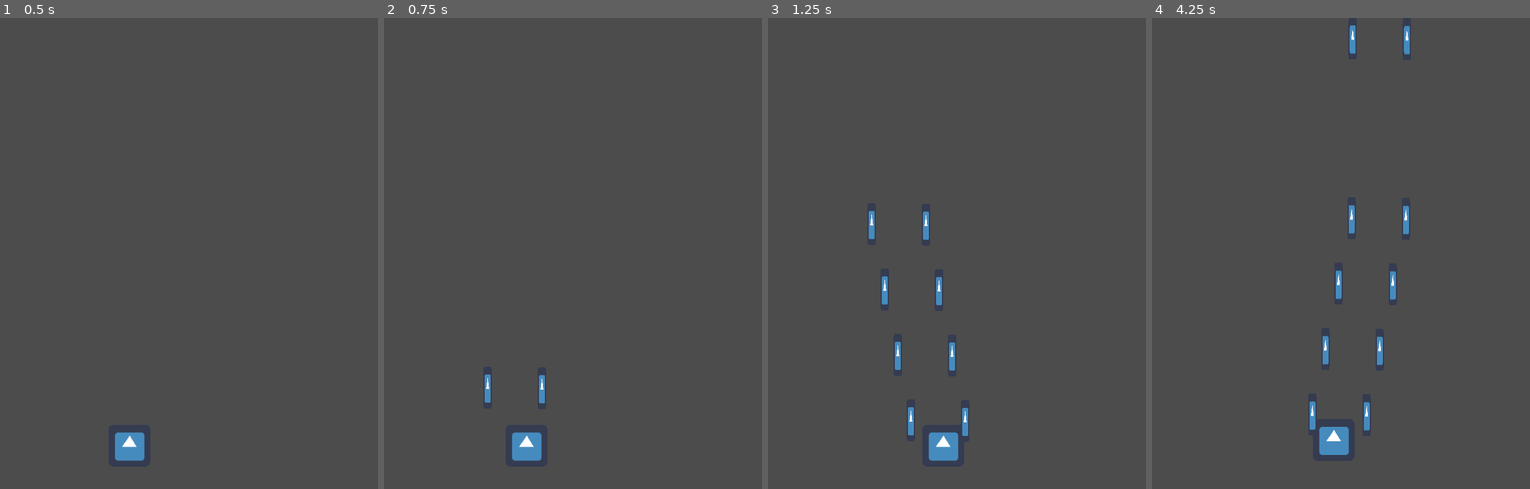
Above: before the commit, frames 1-4 (left to right).
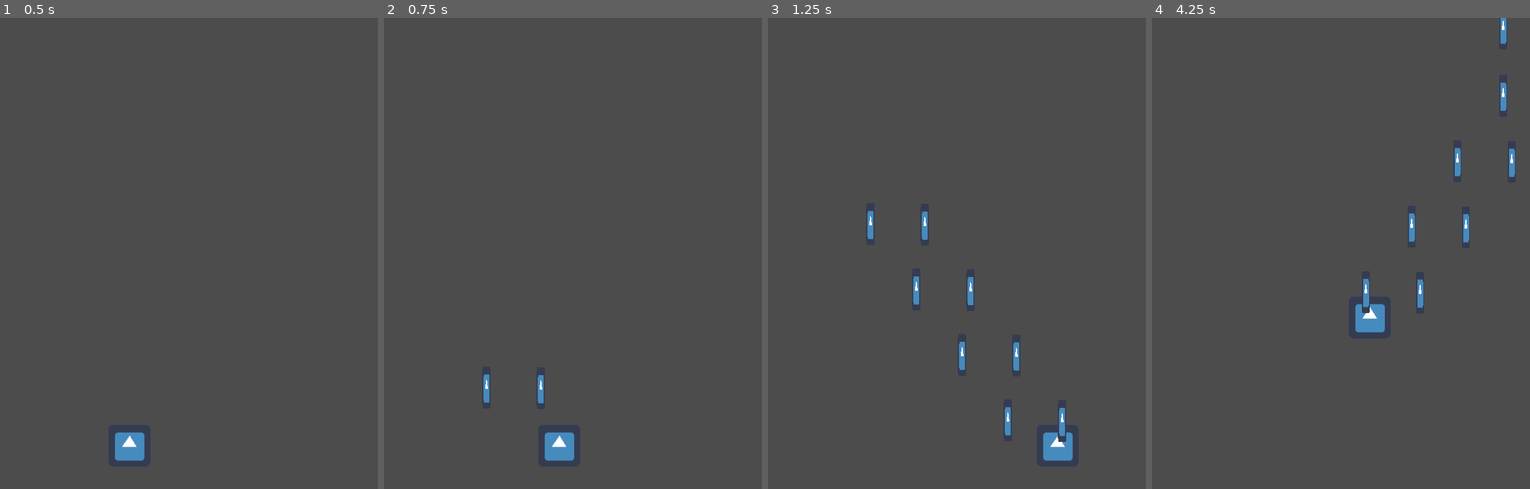
Above: after the commit, the same moments.

Repository: gonzalojs/gameoff2020
Game: Godot game, scene res://Main/Main.tscn
Same seed, same stepped clock (60 frames per second), same inputs: the game is played once before the commit and once after it. The engine's default icon, where the game draws it, is replaced by a stand-in: a white triangle on a blue panel in a dark square.
Inputs:
- Up to frame 1 (0.5 s): no input
- Up to frame 2 (0.75 s): tap Enter at 0.5 s; hold Right (move_right) from 0.53 s (still down); hold Space (shoot) from 0.53 s (still down)
- Up to frame 3 (1.25 s): keep holding Right (move_right); keep holding Space (shoot)
- Up to frame 4 (4.25 s): release Right (move_right) at 1.28 s; release Space (shoot) at 1.28 s; hold S (move_down) 1.28-2.03 s; tap Space (shoot) at 1.35, 2.85 s; hold Right (move_right) 2.03-2.78 s; hold Space (shoot) 2.03-2.78 s; hold Up (move_up) 2.78-3.53 s; hold Left (move_left) from 3.53 s (still down); hold Space (shoot) from 3.53 s (still down)

Frame 1 is identical in both runs. In frame 2, 1.0% of the frame differs, in the area x 26-51%, y 75-95%; in frame 3, 2.1%; in frame 4, 2.6%, in the area x 41-97%, y 0-93%.

Commit message:
controls

Diff:
--- a/Player/Player.gd
+++ b/Player/Player.gd
@@ -13,14 +13,6 @@
 func _physics_process(delta: float) -> void:
 	inputs(delta)
 
-	if Input.is_action_pressed("shoot") and fireDelayTimer.is_stopped():
-		fireDelayTimer.start(fireDelay)
-
-		for child in firingPositions.get_children():
-			var bullet := plBullet.instance()
-			bullet.global_position = child.global_position
-			get_tree().current_scene.add_child(bullet)
-
 	# Make sure we are in  the screen
 	var viewRect := get_viewport_rect()
 	position.x = clamp(position.x, 0, viewRect.size.x)
@@ -28,6 +20,12 @@
 
 func inputs(delta: float):
 	var dirVec := Vector2(0, 0)
+	if Input.is_action_pressed("shoot") and fireDelayTimer.is_stopped():
+		fireDelayTimer.start(fireDelay)
+		for child in firingPositions.get_children():
+			var bullet := plBullet.instance()
+			bullet.global_position = child.global_position
+			get_tree().current_scene.add_child(bullet)
 
 	dirVec.x = Input.get_action_strength("move_right") - Input.get_action_strength("move_left")
 	dirVec.y = Input.get_action_strength("move_down") - Input.get_action_strength("move_up")
--- a/Player/Player.tscn
+++ b/Player/Player.tscn
@@ -8,6 +8,7 @@
 
 [node name="Player" type="Area2D"]
 script = ExtResource( 1 )
+speed = 350.0
 fireDelay = 0.2
 
 [node name="Sprite" type="Sprite" parent="."]
Not shown, added: Assets/Moon1.png.import
